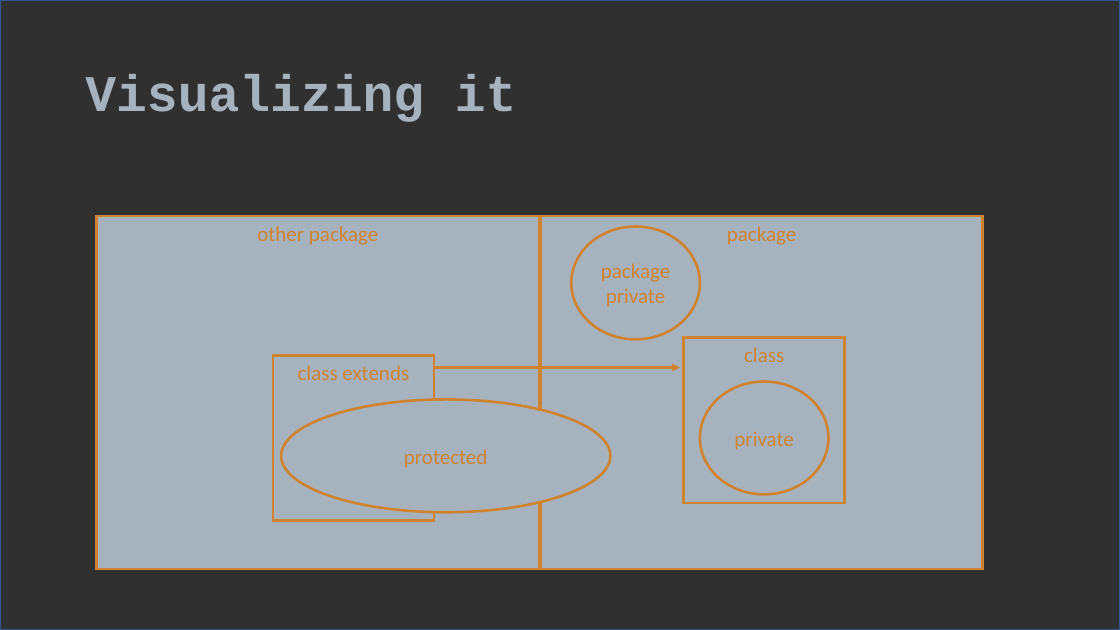
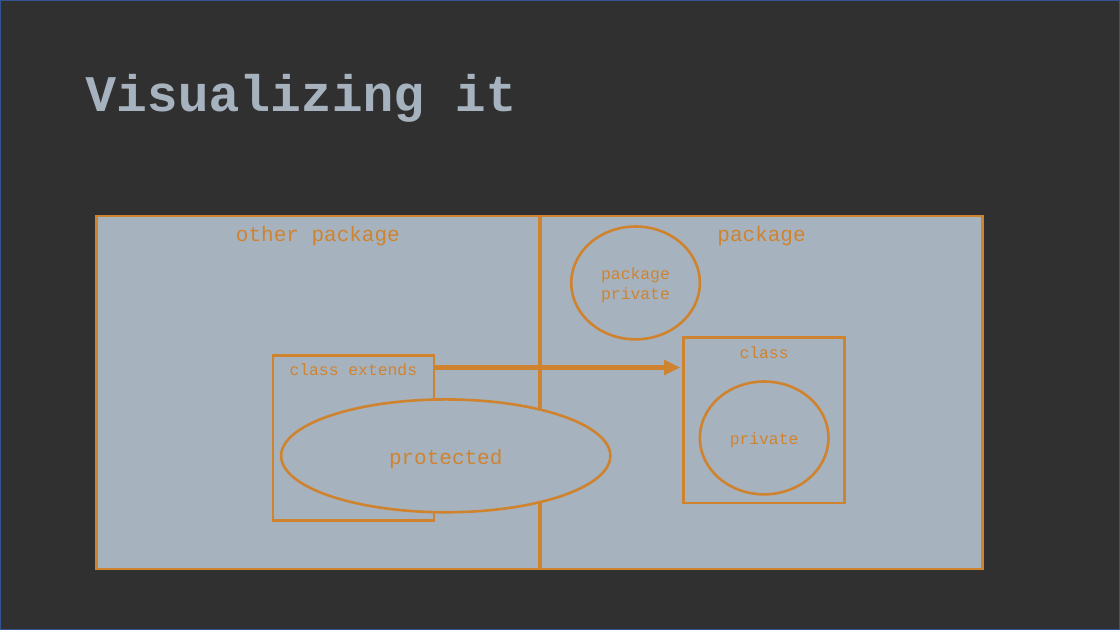
Before and after one commit to verhas/BLOG, a slide deck: slide 8 of access_modifiers/acess_modifiers.pptx. Drawn at 1120x630 pixels with LibreOffice and Linux fonts; fonts in the diff are those of the drawing. Boxes give left, top, right and bottom in pixels: in the first picture for what was removed or moved away, otherwise in the second. Text is boxed around its words. In the diff, an @@ line names an element or a change of style, - is before the commit and + after.

Commit message:
ppt update

```diff
--- a/access_modifiers/acess_modifiers.pptx
+++ b/access_modifiers/acess_modifiers.pptx
@@ arrow (434, 368) - (680, 368): stroke #D0832F 2.25 pt to #D0832F 4.5 pt @@
@@ size 18 to 14 pt, font Calibri to Courier New in 4 elements at (273,355,434,521), (684,338,845,503), (571,227,700,339), (700,381,828,494) @@
@@ font Calibri to Courier New in 3 elements at (97,216,539,569), (540,216,983,569), (281,400,611,513) @@
```
Also in this commit, not shown: 1 other slide changed, 11 slides added.
